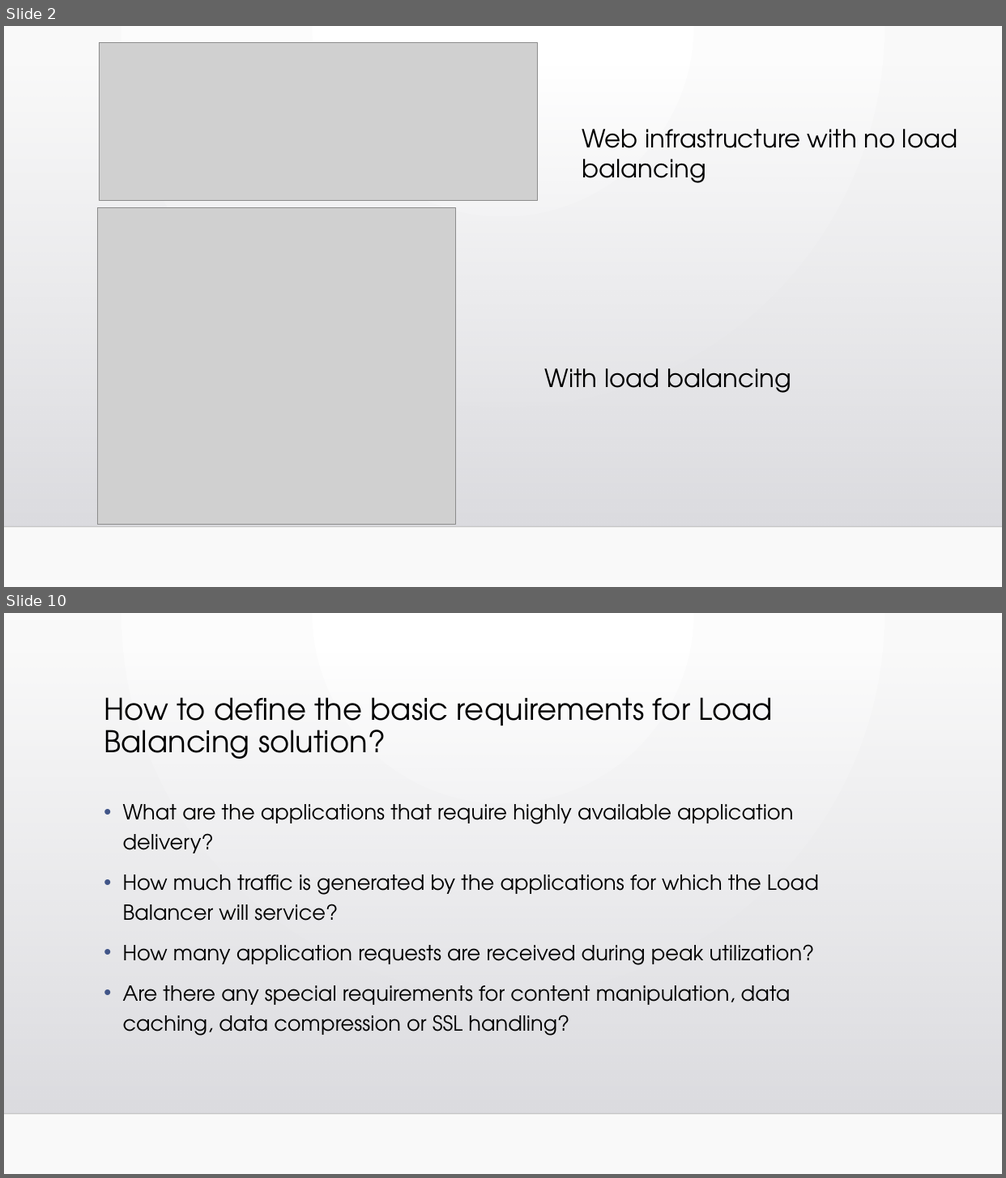
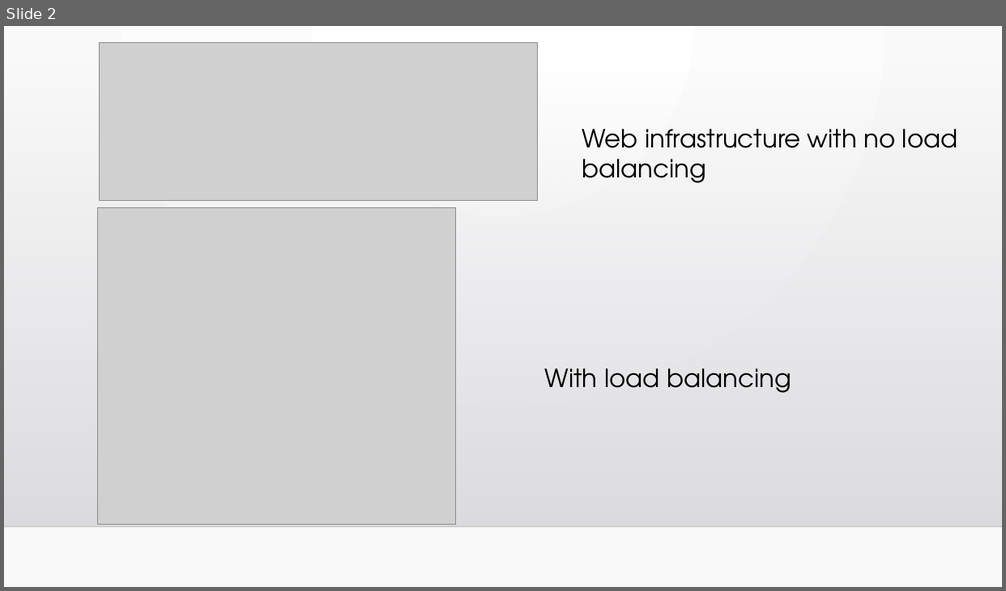
Before and after one commit to shishirkulkarni/DistributedSystems, a slide deck: Homework 9 - Distributed Applications/load_balancer.pptx. Shown one above the other, each under a label of ours: slides 2 and 10 before the commit, slide 2 after it; the slides between them are not shown. The pictures are 1006x1178 and 1006x591 pixels, drawn with LibreOffice and Linux fonts; fonts in the diff are those of the drawing; grey boxes stand for pictures; background and template pictures are left out. Boxes give left, top, right and bottom in pixels: in the first picture for what was removed or moved away, otherwise in the second. Text is boxed around its words. In the diff, an @@ line names an element or a change of style, - is before the commit and + after.

```diff
--- a/Homework 9 - Distributed Applications/load_balancer.pptx
+++ b/Homework 9 - Distributed Applications/load_balancer.pptx
@@ slide 10 removed at <box>4,613,1002,1174</box>, background gradient #FFFFFF to #FAFAFA; not listed: 2 template elements that a slide beside it also shows @@
@@ title removed at <box>104,697,773,759</box> @@
-How to define the basic requirements for Load Balancing solution?
@@ text removed at <box>123,804,819,1036</box> @@
-• What are the applications that require highly available application delivery?
-• How much traffic is generated by the applications for which the Load Balancer will service?
-• How many application requests are received during peak utilization?
-• Are there any special requirements for content manipulation, data caching, data compression or SSL handling?
```
Also in this commit, not shown: 5 slides changed, 1 slide added, 7 other slides removed.
